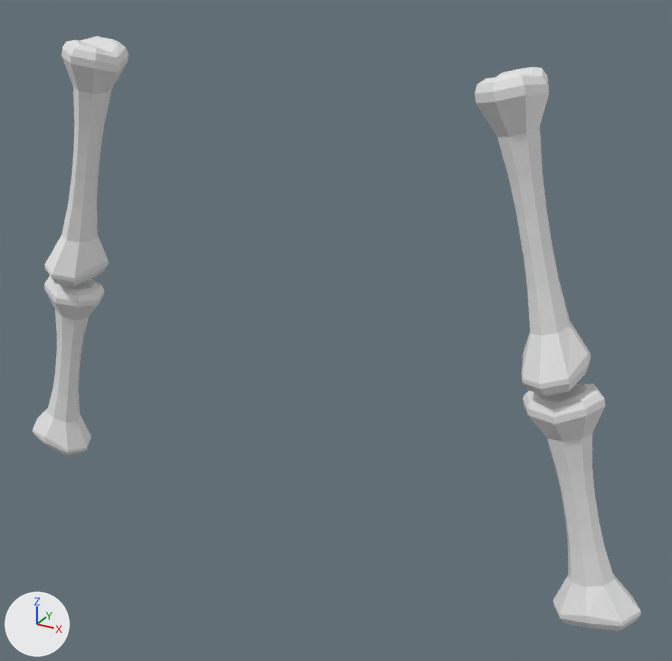
A saved change to the Blender file Resources/Assets/AssetsWorkspace/Player.blend.
The view is the same before and after, from a 50 mm lens placed at (2.15, -3.23, 2.03), pointed at (0.23, 0.27, 0.27). Every picture has the same lights, and +X, +Y and +Z are marked at lower left. The first picture is the older version. The same objects are shown in both versions, whatever each file hides.

The scene before the commit, as lines of its bpy script (objects in view):
```python
me_円柱_005 = bpy.data.meshes.new('円柱.005')
me_円柱_005.from_pydata(...)  # 112 vertices, 116 faces; spans x -0.62..0.62, y -0.44..0.44, z -2.69..2.58
me_円柱_006 = bpy.data.meshes.new('円柱.006')
me_円柱_006.from_pydata(...)  # 112 vertices, 116 faces; spans x -0.62..0.62, y -0.44..0.44, z -2.69..2.58
ob_骨 = bpy.data.objects.new('骨', me_円柱_005)
ob_骨.location = (-1.153, 0.196, 0.919)
ob_骨.rotation_euler = (0.247, -0.0108, 1.614)  # degrees (14, -0.6, 92)
ob_骨.scale = (0.313, 0.313, 0.238)
_m = ob_骨.modifiers.new('ミラー', 'MIRROR')
_m.mirror_object = ob_鎧
ob_骨_001 = bpy.data.objects.new('骨.001', me_円柱_006)
ob_骨_001.location = (-1.454, 0.196, -0.254)
ob_骨_001.rotation_euler = (0.000056, -0.247, 3.141)  # degrees (0, -14, 180)
ob_骨_001.scale = (0.313, 0.313, 0.21)
_m = ob_骨_001.modifiers.new('ミラー', 'MIRROR')
_m.mirror_object = ob_鎧
```
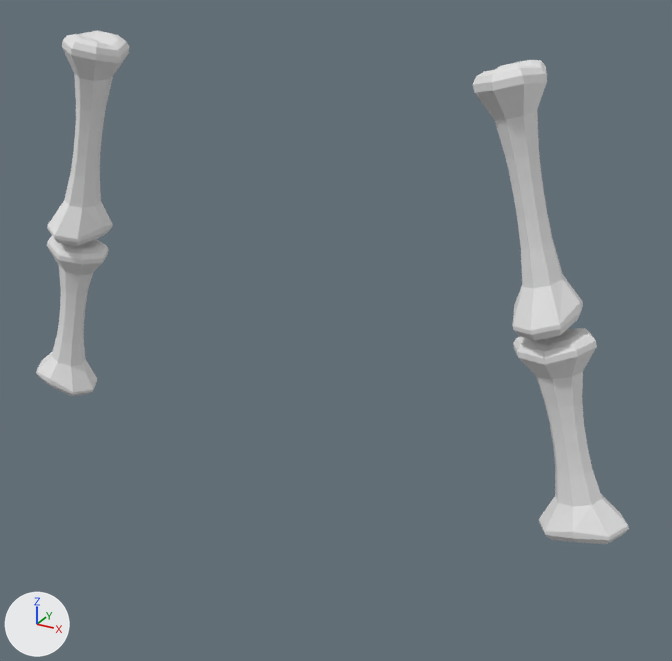
Edits to the scene script, one JSON object a line:
```json
{"block": "me_円柱_005", "where": "# used by ob_骨; location = (-1.153, 0.196, 0.919); rotation_euler = (0.247, -0.0108, 1.614), in degrees (14, -0.6, 92); scale = (0.313, 0.313, 0.238)"}
{"op": "remove", "block": "me_円柱_005", "code": "me_円柱_005.from_pydata(...)  # 112 vertices, 116 faces; spans x -0.62..0.62, y -0.44..0.44, z -2.69..2.58"}
{"op": "add", "block": "me_円柱_005", "code": "me_円柱_005.from_pydata(...)  # 224 vertices, 232 faces; spans x -0.96..0.62, y -8.03..0.44, z -2.69..5.22"}
{"block": "me_円柱_005", "change": "me_円柱_005 part 1: the loose piece of 112 vertices spanning x -0.62..0.62, y -0.44..0.44, z -2.69..2.58 is copied, and the copy is multiplied about its middle by the matrix ((0.996, -0.083, 0.013), (-0.083, -0.876, 0.3), (0.033, 0.751, 0.88)), then moved by (-0.31, -6.96, 2.79); it spans x -0.96..0.28, y -8.03..-5.87, z 0.26..5.22"}
{"block": "me_円柱_006", "where": "# used by ob_骨_001; location = (-1.454, 0.196, -0.254); rotation_euler = (0.000056, -0.247, 3.141), in degrees (0, -14, 180); scale = (0.313, 0.313, 0.21)"}
{"op": "remove", "block": "me_円柱_006", "code": "me_円柱_006.from_pydata(...)  # 112 vertices, 116 faces; spans x -0.62..0.62, y -0.44..0.44, z -2.69..2.58"}
{"op": "add", "block": "me_円柱_006", "code": "me_円柱_006.from_pydata(...)  # 224 vertices, 232 faces; spans x -9.69..0.62, y -0.44..0.44, z -2.69..6.49"}
{"block": "me_円柱_006", "change": "me_円柱_006 part 2: the loose piece of 112 vertices spanning x -0.62..0.62, y -0.44..0.44, z -2.69..2.58 is copied, and the copy is multiplied about its middle by the matrix ((-0.88, 0.0, 0.265), (0.0, 1.0, 0.0), (0.853, 0.0, 0.88)), then moved by (-8.52, 0.0, 3.86); it spans x -9.69..-7.39, y -0.44..0.44, z 1.1..6.49"}
{"op": "set", "path": "ob_骨.location", "old": "(-1.153, 0.196, 0.919)", "new": "(-1.122, 0.196, 1.045)"}
{"op": "remove", "block": "ob_骨", "code": "_m = ob_骨.modifiers.new('ミラー', 'MIRROR')"}
{"op": "remove", "block": "ob_骨", "code": "_m.mirror_object = ob_鎧"}
{"op": "set", "path": "ob_骨.scale", "old": "(0.313, 0.313, 0.238)", "new": "(0.313, 0.313, 0.198)"}
{"op": "set", "path": "ob_骨_001.location", "old": "(-1.454, 0.196, -0.254)", "new": "(-1.372, 0.196, 0.07)"}
{"op": "remove", "block": "ob_骨_001", "code": "_m = ob_骨_001.modifiers.new('ミラー', 'MIRROR')"}
{"op": "remove", "block": "ob_骨_001", "code": "_m.mirror_object = ob_鎧"}
{"op": "set", "path": "ob_骨_001.scale", "old": "(0.313, 0.313, 0.21)", "new": "(0.313, 0.313, 0.174)"}
```

Where the change shows, as pixel boxes [x1, y1, x2, y2] in the pictures (672 x 661 px):
```json
{"object": "骨", "change": "reshaped, moved, rescaled, modifiers changed", "before": [45, 36, 591, 396], "after": [47, 30, 583, 340], "on screen": "14% shorter"}
{"object": "骨.001", "change": "reshaped, moved, rescaled, modifiers changed", "before": [32, 276, 641, 631], "after": [36, 236, 629, 544], "on screen": "13% shorter"}
{"part": 1, "of": "me_円柱_005", "change": "added", "after": [473, 60, 583, 340]}
{"part": 2, "of": "me_円柱_006", "change": "added", "after": [513, 328, 629, 544]}
```
